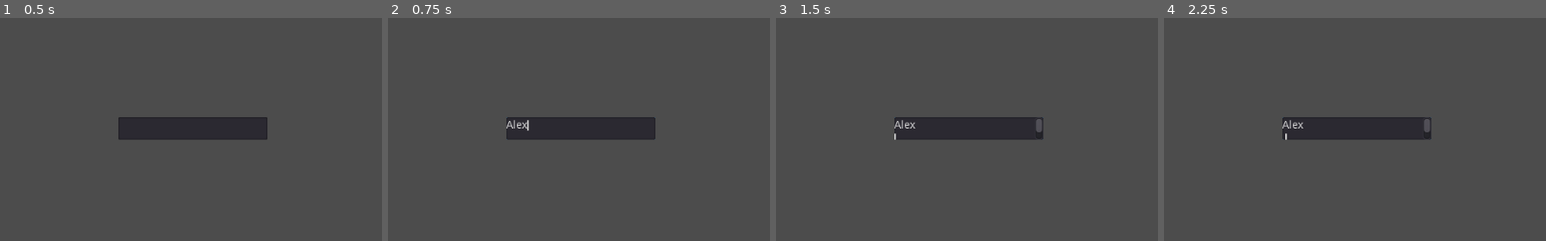
Above: before the commit, frames 1-4 (left to right).
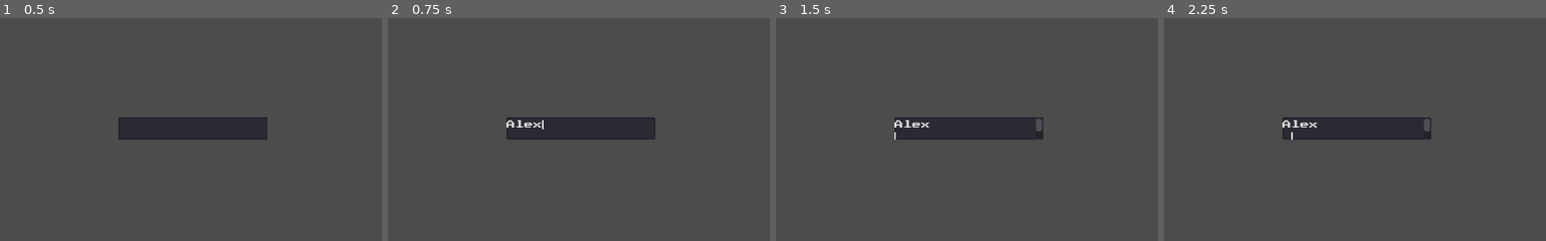
Above: after the commit, the same moments.

Repository: supernovafiles/autocomplete
Game: Godot game, scene res://Control.tscn
Two runs of this game, one before a commit and one after it. Both use one fixed random seed, a clock stepped at 60 frames per second and the inputs below.
Inputs (mouse positions are % of the whole screen's width and height, from its top left):
- Up to frame 1 (0.5 s): no input
- Up to frame 2 (0.75 s): click (50, 51) at 0.52 s; type "Alex" at 0.6 s
- Up to frame 3 (1.5 s): tap Enter at 1.25 s
- Up to frame 4 (2.25 s): tap Space at 2 s
The pictures show only the part of the screen within x 25-75%, y 26-76%; the shares and areas given below are measured in that part.

Frame 1 is identical in both runs. In frame 2, 0.3% of the frame differs, in the area x 31-41%, y 45-51%; in frame 3, 0.2%; in frame 4, 0.3%, in the area x 31-70%, y 45-55%.

Commit message:
Adjust font

Diff:
--- a/Button.tscn
+++ b/Button.tscn
@@ -1,10 +1,17 @@
-[gd_scene format=2]
+[gd_scene load_steps=3 format=2]
+
+[ext_resource path="res://PressStart2P-Regular.ttf" type="DynamicFontData" id=1]
+
+[sub_resource type="DynamicFont" id=1]
+size = 12
+font_data = ExtResource( 1 )
 
 [node name="Button" type="Button"]
 margin_right = 12.0
 margin_bottom = 20.0
 rect_min_size = Vector2( 200, 20 )
 focus_mode = 0
+custom_fonts/font = SubResource( 1 )
 enabled_focus_mode = 0
 flat = true
 align = 0
--- a/TextEdit.tscn
+++ b/TextEdit.tscn
@@ -1,6 +1,11 @@
-[gd_scene load_steps=2 format=2]
+[gd_scene load_steps=4 format=2]
 
 [ext_resource path="res://TextEdit.gd" type="Script" id=1]
+[ext_resource path="res://PressStart2P-Regular.ttf" type="DynamicFontData" id=2]
+
+[sub_resource type="DynamicFont" id=1]
+size = 12
+font_data = ExtResource( 2 )
 
 [node name="TextEdit" type="Control"]
 margin_right = 200.0
@@ -15,15 +20,17 @@
 margin_right = 200.0
 margin_bottom = 20.0
 rect_min_size = Vector2( 200, 30 )
+custom_fonts/font = SubResource( 1 )
 __meta__ = {
 "_edit_use_anchors_": false
 }
 
 [node name="VBox" type="VBoxContainer" parent="."]
+margin_left = -100.0
 margin_top = 30.0
-margin_right = 200.0
+margin_right = 300.0
 margin_bottom = 50.0
-rect_min_size = Vector2( 200, 20 )
+rect_min_size = Vector2( 400, 20 )
 size_flags_vertical = 3
 __meta__ = {
 "_edit_use_anchors_": false
Binary file added: PressStart2P-Regular.ttf
